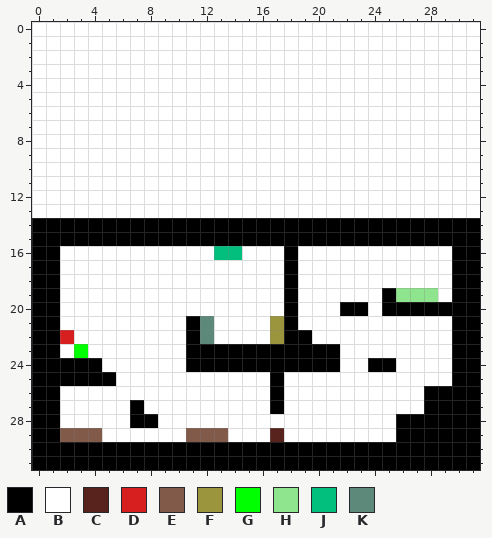
A pixel-art sprite gets an edit: Assets/Assets/LevelsImage/world_test_06.png. That is the earlier state.
The file is 32x32 pixels.
Palette (. is transparent): A #000000  B #ffffff  C #57231c  D #d71f1f  E #825a4a  F #9b963e  G #00ff00  H #8fe58d  J #03bf7d  K #5c8979
Now the later version:
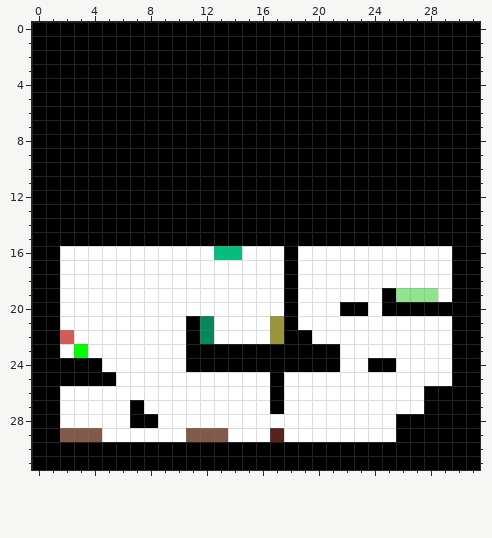
Diff:
Colour D changes from #d71f1f to #d55b5b.
Colour K changes from #5c8979 to #04885a.
Colour A replaces colour B in rows 0 to 13 at x 0 to 31.
Boxes around the changes in both pictures, in picture pixels (x1, y1, x2, y2):
changed: (32, 22, 480, 218)
changed: (200, 316, 214, 344)
changed: (60, 330, 74, 344)
